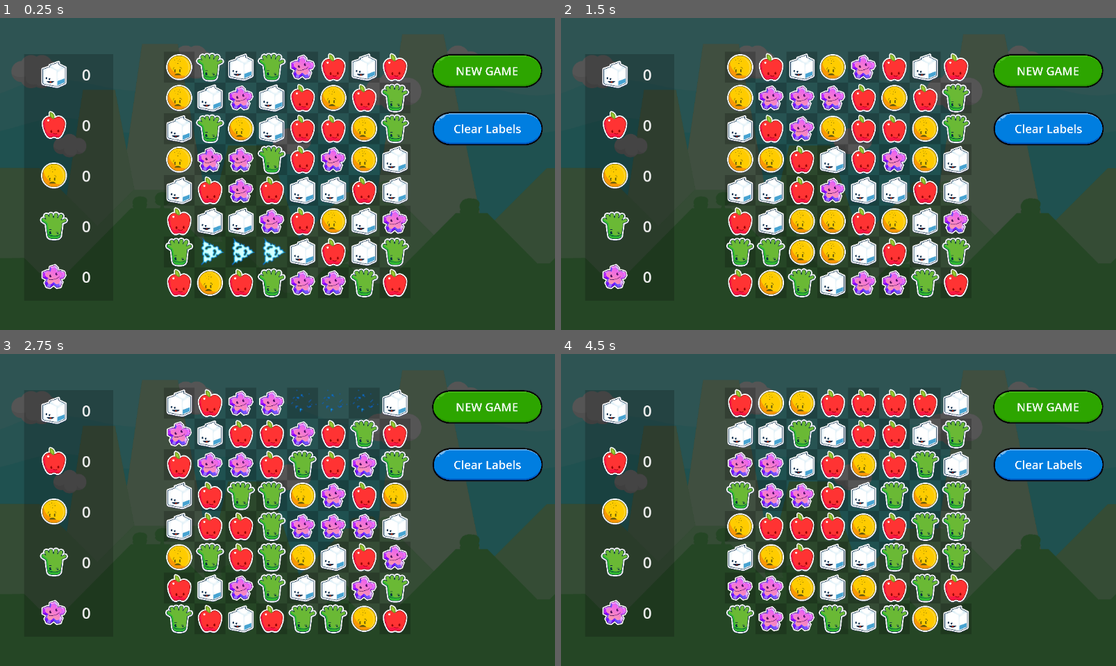
Above: before the commit, frames 1-4 (two rows, left to right).
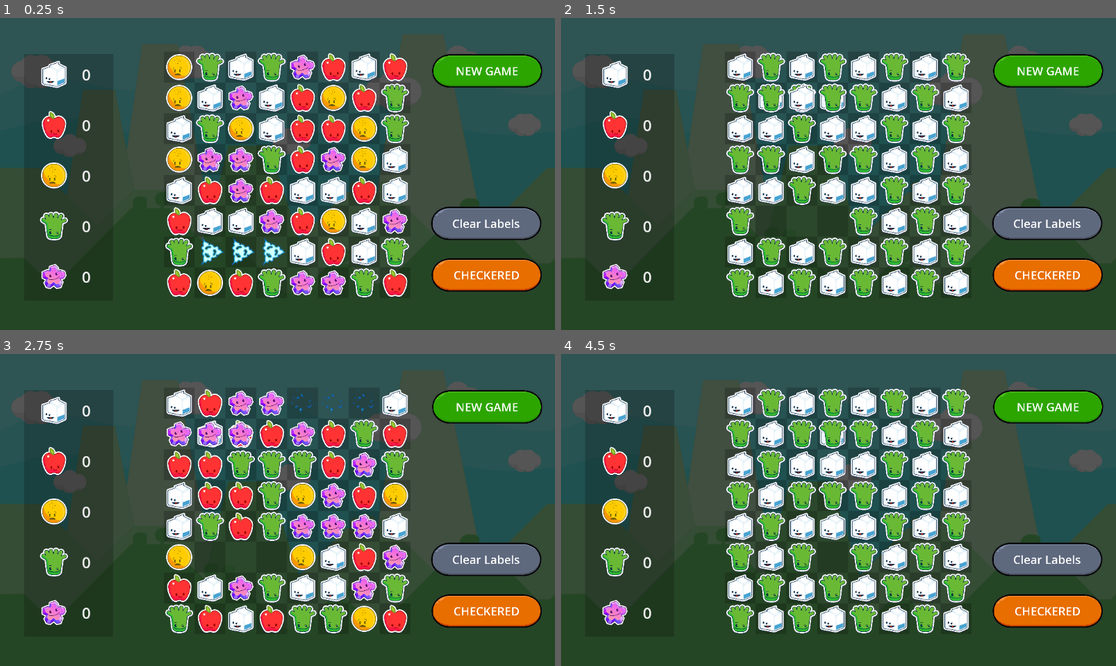
Above: after the commit, the same moments.

Repository: gitbrent/godot-match-3
Game: Godot game, scene res://game.tscn
The game is run twice, just before and just after one commit, with the same random seed, the same clock (stepped at 60 frames per second) and the same inputs.
Inputs (mouse positions are in pixels of both pictures, inside the frame that each line leads up to):
- Up to frame 1 (0.25 s): no input
- Up to frame 2 (1.5 s): click "Clear Labels" at 0.5 s; click (1049, 273) at 1.25 s, where only the run after the commit has a clickable "CHECKERED"
- Up to frame 3 (2.75 s): click "NEW GAME" at 2 s
- Up to frame 4 (4.5 s): click "NEW GAME" at 2.75 s; click "Clear Labels" at 3.5 s; click (1049, 609) at 4.25 s, where only the run after the commit has a clickable "CHECKERED"

The runs differ from the first frame. In frame 1, 6.0% of the frame differs, in the area x 77-98%, y 30-88%; in frame 2, 23%; in frame 3, 9.1%; in frame 4, 26%, in the area x 29-98%, y 11-90%.

Commit message:
WIP

Diff:
--- a/debug_label_theme.tres
+++ b/debug_label_theme.tres
@@ -1,6 +1,6 @@
 [gd_resource type="Theme" load_steps=2 format=3 uid="uid://hahh0mrfx2q1"]
 
-[ext_resource type="FontFile" uid="uid://bylgyjavx5yts" path="res://assets/Quicksand-Regular.ttf" id="1_jo8de"]
+[ext_resource type="FontFile" uid="uid://bylgyjavx5yts" path="res://assets/fonts/Quicksand-Regular.ttf" id="1_jo8de"]
 
 [resource]
 default_font = ExtResource("1_jo8de")
--- a/game.gd
+++ b/game.gd
@@ -20,3 +20,7 @@
 
 func _on_btn_clear_debug_labels_pressed():
 	game_board.debug_clear_debug_labels()
+
+func _on_btn_make_vert_pressed():
+	game_board.debug_make_gem_grid()
+	#game_board.debug_make_match_col()
--- a/game.tscn
+++ b/game.tscn
@@ -10,7 +10,8 @@
 [ext_resource type="Texture2D" uid="uid://2vrsevjv4w43" path="res://assets/gems/characters_0007.png" id="6_ot4tf"]
 [ext_resource type="AudioStream" uid="uid://ds53xomd2ha1b" path="res://assets/audio/Abstract2.ogg" id="8_7jpwb"]
 [ext_resource type="Texture2D" uid="uid://27rcw10bp2xt" path="res://assets/gui/ButtonText_Large_Green_Round.png" id="10_qtl06"]
-[ext_resource type="Texture2D" uid="uid://chrsqb6yhlqeq" path="res://assets/gui/ButtonText_Large_Blue_Round.png" id="11_aea8x"]
+[ext_resource type="Texture2D" uid="uid://bebhmcgujnoxc" path="res://assets/gui/ButtonText_Large_GreyOutline_Round.png" id="11_bw3je"]
+[ext_resource type="Texture2D" uid="uid://dcow071sb2a7i" path="res://assets/gui/ButtonText_Large_Orange_Round.png" id="12_4fgvl"]
 
 [sub_resource type="StyleBoxFlat" id="StyleBoxFlat_103kv"]
 bg_color = Color(0, 0, 0, 0.666667)
@@ -199,12 +200,12 @@
 vertical_alignment = 1
 
 [node name="BtnClearDebugLabels" type="TextureButton" parent="."]
-offset_left = 896.0
-offset_top = 194.0
-offset_right = 2055.0
-offset_bottom = 552.0
+offset_left = 893.0
+offset_top = 391.0
+offset_right = 2052.0
+offset_bottom = 749.0
 scale = Vector2(0.2, 0.2)
-texture_normal = ExtResource("11_aea8x")
+texture_normal = ExtResource("11_bw3je")
 
 [node name="Label" type="Label" parent="BtnClearDebugLabels"]
 layout_mode = 1
@@ -218,6 +219,27 @@
 horizontal_alignment = 1
 vertical_alignment = 1
 
+[node name="BtnMatchCol" type="TextureButton" parent="."]
+offset_left = 894.0
+offset_top = 498.0
+offset_right = 2053.0
+offset_bottom = 856.0
+scale = Vector2(0.2, 0.2)
+texture_normal = ExtResource("12_4fgvl")
+
+[node name="Label" type="Label" parent="BtnMatchCol"]
+layout_mode = 1
+anchors_preset = 15
+anchor_right = 1.0
+anchor_bottom = 1.0
+grow_horizontal = 2
+grow_vertical = 2
+theme_override_font_sizes/font_size = 120
+text = "CHECKERED"
+horizontal_alignment = 1
+vertical_alignment = 1
+
 [connection signal="gem_swapped" from="Board" to="." method="_on_board_gem_swapped"]
 [connection signal="pressed" from="TextureButton" to="." method="_on_newgame_button_pressed"]
 [connection signal="pressed" from="BtnClearDebugLabels" to="." method="_on_btn_clear_debug_labels_pressed"]
+[connection signal="pressed" from="BtnMatchCol" to="." method="_on_btn_make_vert_pressed"]
--- a/game_board/GameBoard.gd
+++ b/game_board/GameBoard.gd
@@ -8,7 +8,7 @@
 @onready var grid_container:GridContainer = $GridContainer
 @onready var hbox_container:HBoxContainer = $HBoxContainer
 #VARS
-const GEM_COLORS = [Enums.GemColor.WHITE, Enums.GemColor.RED, Enums.GemColor.YELLOW, Enums.GemColor.GREEN, Enums.GemColor.PURPLE]
+const GEM_COLOR_NAMES = [Enums.GemColor.WHITE, Enums.GemColor.RED, Enums.GemColor.YELLOW, Enums.GemColor.GREEN, Enums.GemColor.PURPLE]
 var selected_cell_1:GemCell = null
 var selected_cell_2:GemCell = null
 var undo_cell_1:GemCell = null
@@ -35,12 +35,9 @@
 # =========================================================
 
 func fill_grid():
-	var size = 8  # This is the size of your grid, 8x8 in this case
+	var size = hbox_container.get_child_count()
 	for i in range(size):
 		for j in range(size):
-			# Calculate index from row and column
-			#var index = i * size + j
-
 			# Load the appropriate scene based on the checkerboard pattern
 			var brdsq_scene_path = "res://game_board/board_square_1.tscn"  # Assume light square
 			if (i + j) % 2 == 0:
@@ -57,7 +54,7 @@
 	for col_idx in range(hbox_container.get_child_count()):
 		for row_idx in range(8):
 			# A: random gem
-			var gem_type = GEM_COLORS[randi() % GEM_COLORS.size()]
+			var gem_type = GEM_COLOR_NAMES[randi() % GEM_COLOR_NAMES.size()]
 			#var gem_type = Enums.GemColor.WHITE
 			# B: create/add
 			var gem_cell_scene = load("res://game_board/gem_cell.tscn")
@@ -174,8 +171,8 @@
 # @desc: calls `swap_gem_cells()` when 2 cells selected and are adjacent
 
 func _on_cell_click(gem_cell:GemCell):
-	print("[_on_cell_click] ---------------------------------------------")
-	print("[_on_cell_click] gem_cell.......: ", find_gem_indices(gem_cell))
+	#print("[_on_cell_click] gem_cell.......: ", find_gem_indices(gem_cell))
+	#print("[_on_cell_click] ---------------------------------------------")
 
 	# Clear first, we'll set later
 	if selected_cell_1:
@@ -232,24 +229,24 @@
 	#debug_print_ascii_table([swap_cell_1,swap_cell_2])
 
 	# D: get position to restore to after move so tween sets/flows smoothly
-	var orig_pos_cell_1 = swap_cell_1.sprite.global_position
-	var orig_pos_cell_2 = swap_cell_2.sprite.global_position
+	var orig_pos_cell_1 = swap_cell_1.sprite.position
+	var orig_pos_cell_2 = swap_cell_2.sprite.position
 
 	# E: re-position and tween
 	call_deferred("setup_tween", swap_cell_2, orig_pos_cell_1, orig_pos_cell_2)
 	call_deferred("setup_tween", swap_cell_1, orig_pos_cell_2, orig_pos_cell_1)
 
 func setup_tween(gem_cell:GemCell, start_pos:Vector2, end_pos:Vector2):
-	gem_cell.sprite.global_position = start_pos # NOTE: Set initial position right before tweening
+	gem_cell.sprite.position = start_pos # NOTE: Set initial position right before tweening
 	tweens_running += 1
 	var tween = get_tree().create_tween()
-	tween.tween_property(gem_cell.sprite, "global_position", end_pos, Enums.TWEEN_TIME)
+	tween.tween_property(gem_cell.sprite, "position", end_pos, Enums.TWEEN_TIME)
 	tween.tween_callback(tween_completed)
 
 # STEP 3: Tween complete: clear vars/scan board
 
 func tween_completed():
-	print("[..........TWEEN-COMPLETE]: (counter="+str(tweens_running)+")")
+	print("[tween_completed]: (counter="+str(tweens_running)+")")
 	# A: update counter
 	tweens_running -= 1
 
@@ -268,8 +265,9 @@
 # STEP 4: Check board, then explode first match found... (repeat until exhausted)
 
 func check_board_explode_matches():
-	print("[check_board_explode_matches]: ===================================")
+	print("[check_board_explode_matches]: =====================================")
 	print("[check_board_explode_matches]: CHECKING BOARD...")
+	print("[check_board_explode_matches]: =====================================")
 
 	var gem_matches = get_first_match_gems()
 	debug_print_ascii_table(gem_matches)
@@ -288,7 +286,9 @@
 		explode_refill_gems(gem_matches)
 
 func explode_refill_gems(gem_cells: Array):
+	print("[explode_refill_gems........]: =====================================")
 	print("[explode_refill_gems........]: *EXPLODING* gem_cell count: ", gem_cells.size())
+	print("[explode_refill_gems........]: =====================================")
 	#debug_print_ascii_table(gem_cells) # DEBUG
 
 	# A: explode selected
@@ -308,7 +308,7 @@
 
 	# C: Process each column that needs refilling
 	for column_index in columns_to_refill.keys():
-		refill_column(column_index, columns_to_refill[column_index] + 1)
+		refill_column(column_index, columns_to_refill[column_index])
 
 	# D:
 	#check_board_explode_matches()
@@ -316,25 +316,21 @@
 
 func refill_column(column_index: int, highest_exploded_row: int):
 	var column = hbox_container.get_child(column_index)
-	print("Refilling column: ", column_index)
-	#debug_print_column_ascii(column, column_index)
-
-	# Move gems down. Start moving from the first row below the highest exploded row.
-	for i in range(column.get_child_count() - 1, highest_exploded_row, -1):
-		var target_row = i - (highest_exploded_row + 1)
-		var target_gem_cell = column.get_child(target_row)
+	print("Refilling column: ", column_index, " starting from row: ", highest_exploded_row)
+
+	# Move gems down from the row just above the first exploded row to the top
+	for i in range(highest_exploded_row - 1, 0, -1):
+		print("(move gems down): ", i)
+		var target_gem_cell = column.get_child(i + 1)
 		var source_gem_cell = column.get_child(i)
-		var rows_to_drop = i - target_row
-		target_gem_cell.replace_gem(source_gem_cell.gem_color, rows_to_drop)
-		print("[COL-", str(column_index), "][target_gem_cell]: gem_color=", Enums.get_color_name_by_value(source_gem_cell.gem_color).substr(0,1), " rows_to_drop=", rows_to_drop)
-		target_gem_cell.debug_show_debug_panel(true)
-
-	# Refill the top rows that have been vacated by shifting down
-	for i in range(highest_exploded_row + 1):
+		target_gem_cell.replace_gem(source_gem_cell.gem_color)  # Move gem color down
+
+	# Refill the topmost cell(s) with new gems
+	for i in range(highest_exploded_row):
 		var gem_cell = column.get_child(i)
-		var random_color = GEM_COLORS[randi() % GEM_COLORS.size()]
-		gem_cell.replace_gem(random_color, highest_exploded_row - i + 1)
-		print("Refilled top cell at row ", i, " with color ", Enums.get_color_name_by_value(random_color))
+		var random_color = GEM_COLOR_NAMES[randi() % GEM_COLOR_NAMES.size()]
+		gem_cell.replace_gem(random_color)  # Replace top gem with a new random gem
+		print("Refilling column: ", column_index, " row ", i, " with color ", Enums.get_color_name_by_value(random_color))
 
 # DEBUG =======================================================================
 
@@ -369,16 +365,19 @@
 			grid[indices["row"]][indices["column"]] = Enums.get_color_name_by_value(cell.gem_color).substr(0,1)
 
 	# Print the ASCII grid
-	print("Current Gem Board State:")
+	#print("Current Gem Board State:")
+	print("0 | 1 | 2 | 3 | 4 | 5 | 6 | 7 |")
+	print("--|---|---|---|---|---|---|---|")
 	for row in grid:
 		print(" | ".join(row))
+	print("--|---|---|---|---|---|---|---|")
 
 func new_game():
 	print("Starting new game, resetting board.")
 	# A:
 	for vbox in hbox_container.get_children():
 		for gem_cell in vbox.get_children():
-			gem_cell.initialize(GEM_COLORS[randi() % GEM_COLORS.size()])
+			gem_cell.initialize(GEM_COLOR_NAMES[randi() % GEM_COLOR_NAMES.size()])
 	# B:
 	check_board_explode_matches()
 
@@ -386,6 +385,29 @@
 	for vbox in hbox_container.get_children():
 		for gem_cell in vbox.get_children():
 			gem_cell.debug_show_debug_panel(false)
+			gem_cell.get_child(1).visible = true
 			gem_cell.get_child(1).position = Vector2(32,32)
-			var debug_name = Enums.get_color_name_by_value(gem_cell.gem_color).substr(0,1)
-			print("[", debug_name, "] ", gem_cell.get_child(1).position)
+			#var debug_name = Enums.get_color_name_by_value(gem_cell.gem_color).substr(0,1)
+			#print("[", debug_name, "] ", gem_cell.get_child(1).visible)
+
+func debug_make_match_col():
+	var col0:VBoxContainer = hbox_container.get_child(0)
+	var col0_child4:GemCell = col0.get_child(4)
+	col0_child4.initialize(Enums.GemColor.GREEN)
+	var col0_child5:GemCell = col0.get_child(5)
+	col0_child5.initialize(Enums.GemColor.GREEN)
+	var col0_child6:GemCell = col0.get_child(6)
+	col0_child6.initialize(Enums.GemColor.GREEN)
+	var col0_child7:GemCell = col0.get_child(7)
+	col0_child7.initialize(Enums.GemColor.GREEN)
+
+func debug_make_gem_grid():
+	var size = hbox_container.get_child_count()
+	for i in range(size):
+		var vbox = hbox_container.get_child(i)
+		for j in range(size):
+			var gem = vbox.get_child(j)
+			# Load the appropriate scene based on the checkerboard pattern
+			gem.initialize(Enums.GemColor.GREEN)
+			if (i + j) % 2 == 0:
+				gem.initialize(Enums.GemColor.WHITE)
--- a/game_board/gem_cell.tscn
+++ b/game_board/gem_cell.tscn
@@ -3,8 +3,8 @@
 [ext_resource type="Script" path="res://game_board/GemCell.gd" id="1_rhspx"]
 [ext_resource type="Texture2D" uid="uid://duau66qew6757" path="res://assets/gems/characters_0001.png" id="2_33s7h"]
 [ext_resource type="Script" path="res://game_board/GemControl.gd" id="3_sh1nc"]
-[ext_resource type="Texture2D" uid="uid://dacjcttesccxk" path="res://assets/explode-06.png" id="4_qqixd"]
-[ext_resource type="FontFile" uid="uid://dlhwrp5jwkrll" path="res://assets/Acme-Regular.ttf" id="5_lb5dp"]
+[ext_resource type="Texture2D" uid="uid://dacjcttesccxk" path="res://assets/effects/explode-06.png" id="4_qqixd"]
+[ext_resource type="FontFile" uid="uid://dlhwrp5jwkrll" path="res://assets/fonts/Acme-Regular.ttf" id="5_lb5dp"]
 [ext_resource type="Theme" uid="uid://hahh0mrfx2q1" path="res://debug_label_theme.tres" id="6_hn3w3"]
 
 [sub_resource type="StyleBoxFlat" id="StyleBoxFlat_lpbyf"]
--- a/project.godot
+++ b/project.godot
@@ -19,6 +19,10 @@
 
 Enums="*res://enums.gd"
 
+[display]
+
+window/handheld/orientation=4
+
 [rendering]
 
 renderer/rendering_method="gl_compatibility"
Renamed: assets/explode-03.png -> assets/effects/explode-03.png
Not shown, added: assets/effects/explode-03.png.import
Renamed: assets/explode-06.png -> assets/effects/explode-06.png
Not shown, changed: assets/effects/explode-06.png.import
Renamed: assets/Acme-Regular.ttf -> assets/fonts/Acme-Regular.ttf
Not shown, changed: assets/fonts/Acme-Regular.ttf.import
Renamed: assets/Quicksand-Regular.ttf -> assets/fonts/Quicksand-Regular.ttf
Not shown, changed: assets/fonts/Quicksand-Regular.ttf.import
Binary file added: assets/gui/ButtonText_Large_GreyOutline_Round.png
Not shown, added: assets/gui/ButtonText_Large_GreyOutline_Round.png.import
Binary file added: assets/gui/ButtonText_Large_Orange_Round.png
Not shown, changed: assets/gui/ButtonText_Large_Orange_Round.png.import
(and 1 more such lines)
